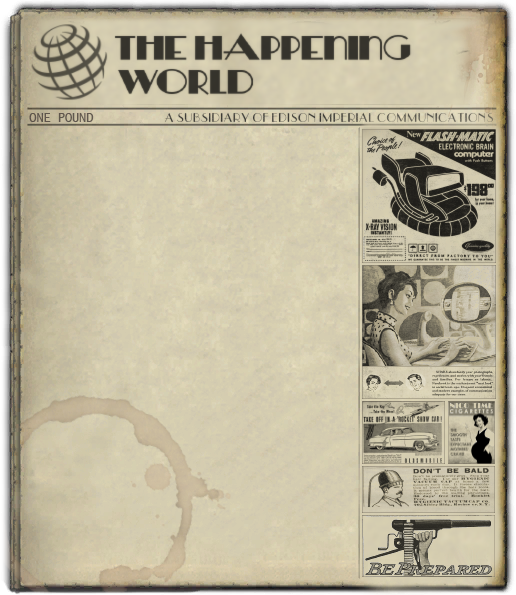
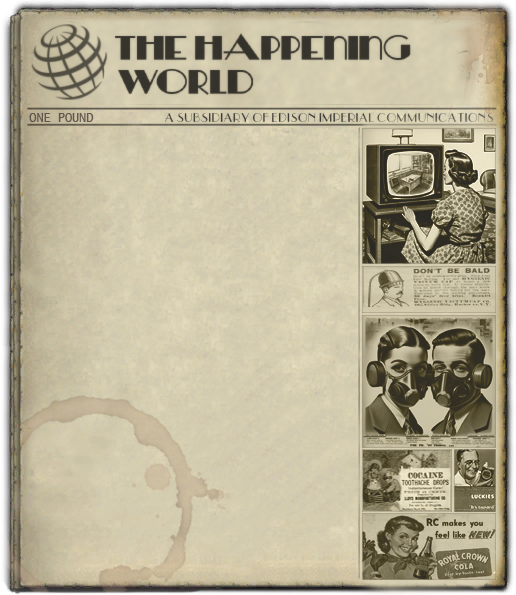
The second (516, 595) image is a revision of the first. Changes to its layers:
renamed "Layer 16" to "Layer 23", opacity 100% → 80%, blend normal → luminosity, painted on it over [362, 315, 496, 448]
removed layer "Layer 15" (was darker color) over [362, 265, 496, 399]
renamed "Layer 11" to "Layer 22", opacity 100% → 80%, blend darker color → luminosity, painted on it over [361, 128, 497, 264]
removed layer "Layer 17" (was darker color) over [362, 401, 445, 464]
removed layer "Layer 18" (was darker color) over [448, 401, 495, 464]
renamed "Layer 19" to "Layer 25", opacity 85% → 80%, blend darker color → luminosity, painted on it over [362, 513, 496, 580]
added layer "6a00e553a80e10883401a73d905f00970d-800wi" (luminosity, 80%) above "Layer 24" over [454, 449, 496, 512]
added layer "Layer 24" (luminosity, 80%) above "Layer 20" over [362, 449, 452, 512]
"Layer 20": opacity 100% → 80%, blend darker color → luminosity, painted on it over [362, 266, 496, 513]
